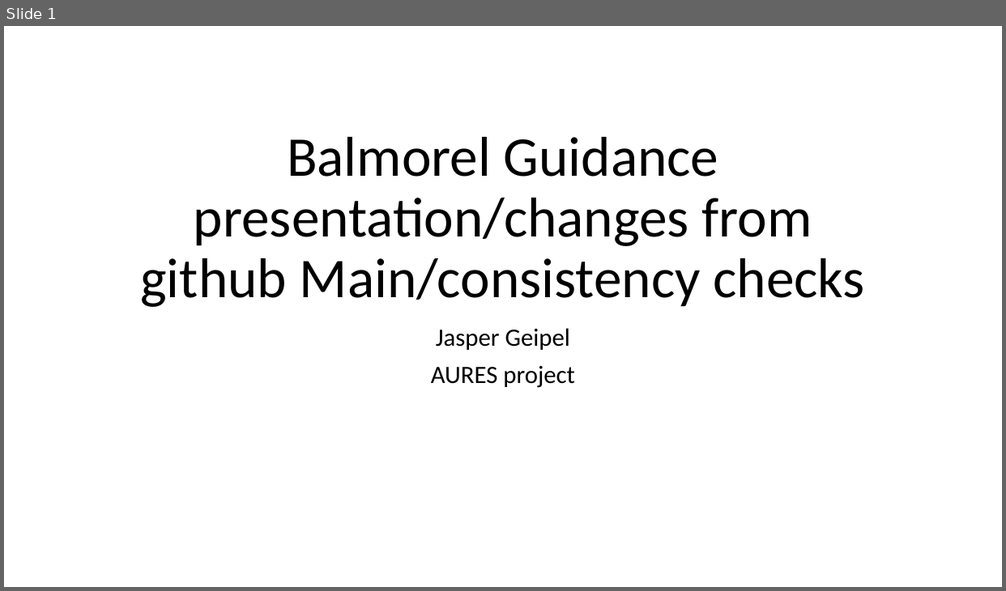
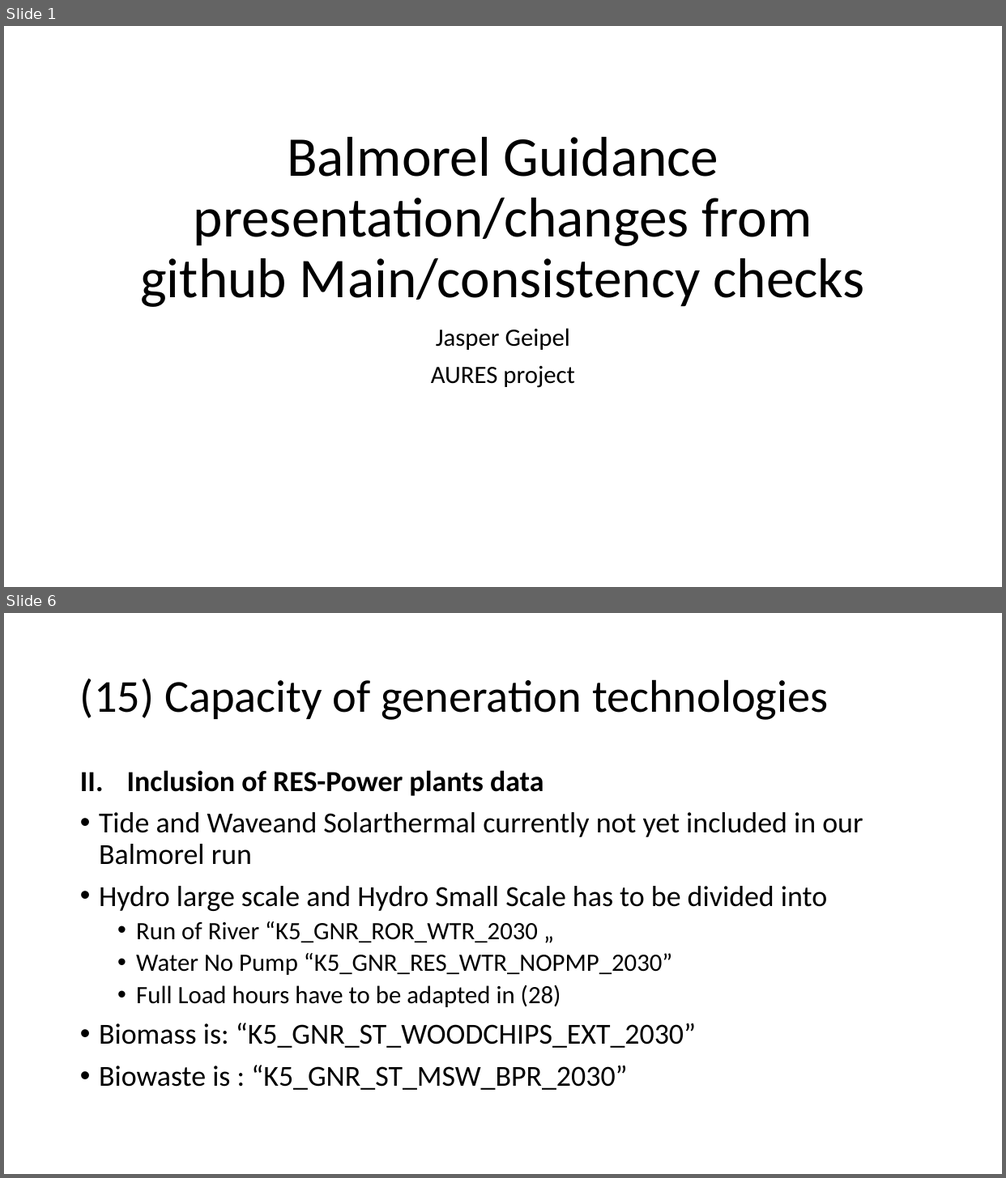
Before and after one commit to EEG-policy-modelling/EEG-Balmorel, a slide deck: Balmorel_guidance.pptx. Shown one above the other, each under a label of ours: slide 1 before the commit, slides 1 and 6 after it; the slides between them are not shown. The pictures are 1006x591 and 1006x1178 pixels, drawn with LibreOffice and Linux fonts; fonts in the diff are those of the drawing. Boxes give left, top, right and bottom in pixels: in the first picture for what was removed or moved away, otherwise in the second. Text is boxed around its words. In the diff, an @@ line names an element or a change of style, - is before the commit and + after.

Commit message:
AURES data update
updated flh except for hydro

```diff
--- a/Balmorel_guidance.pptx
+++ b/Balmorel_guidance.pptx
@@ slide 6 added at (4, 613, 1002, 1174), background #FFFFFF @@
@@ title added at (80, 679, 828, 720), 44 pt, text #000000 @@
+(15) Capacity of generation technologies
@@ text added at (99, 770, 863, 1090), 28 pt, text #000000 @@
+II. Inclusion of RES-Power plants data
+• Tide and Waveand Solarthermal currently not yet included in our Balmorel run
+• Hydro large scale and Hydro Small Scale has to be divided into
+  • Run of River “K5_GNR_ROR_WTR_2030 „
+  • Water No Pump “K5_GNR_RES_WTR_NOPMP_2030”
+  • Full Load hours have to be adapted in (28)
+• Biomass is: “K5_GNR_ST_WOODCHIPS_EXT_2030”
+• Biowaste is : “K5_GNR_ST_MSW_BPR_2030”
```
Also in this commit, not shown: 5 slides changed, 3 other slides added, 1 slide removed, 4 other files.
